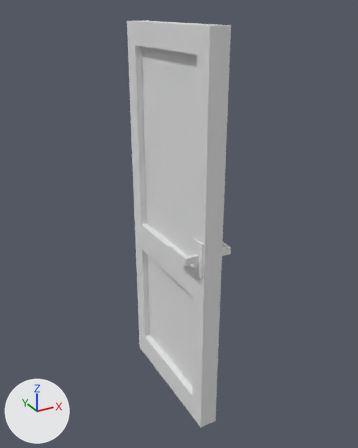
An edit to the FBX model Models/GeneralModels/IT-Map/meshes/SM_Cube.065.fbx, drawn before and after from the same camera.
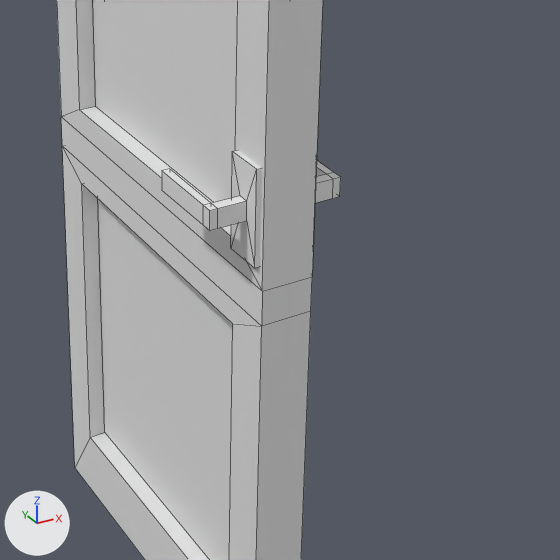
Old and new are each drawn whole from a camera (50 mm lens) standing at (67.3, -5.85, 0.26) and looking at (69.33, -2.16, -1.59) and again close up on the part from 32% to 85% of the width and 42% to 85% of the height. Arrows for +X, +Y and +Z are at lower left; the lights stay in place. The first two pictures are the older version. The close-ups show mesh edges as thin lines.
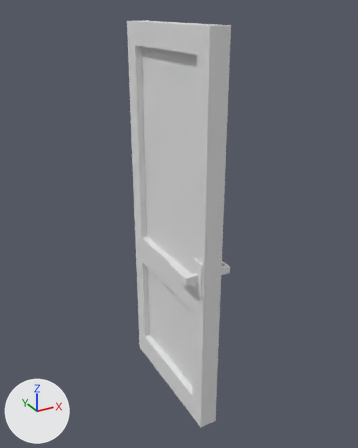
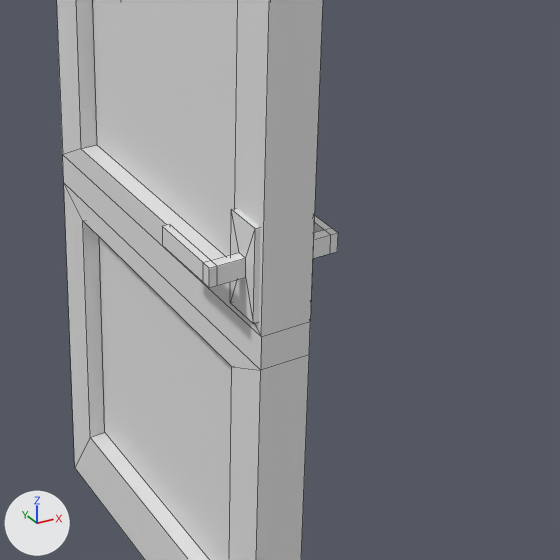
Pixel boxes [x1, y1, x2, y2] of what changed, in the close-ups (560 x 560 px; the box of a moved part takes in the faces that stretch with it):
'Cube.065', reshaped: before [57, 0, 341, 560]; after [57, 0, 338, 560]
part 1 of me_cube_333, moved or reshaped: before [162, 150, 341, 268]; after [162, 208, 338, 324]
part 2 of me_cube_333, moved or reshaped: [57, 0, 319, 560] in both

The change in detail:
me_cube_333 has 88 vertices, 84 faces and spans x 69.05..69.49, y -2.84..-1.46, z -3.4..0.14.
me_cube_333 is used by ob_cube_065; location (0.0, 0.0, 0.0).
me_cube_333 part 1: the loose piece of 40 vertices spanning x 69.05..69.49, y -2.82..-2.49, z -1.79..-1.48 is moved by (0.0, 0.0, -0.18).
me_cube_333 part 2: all 24 vertices in x 69.19..69.36, y -2.84..-1.46, z -2.06..-1.77 are moved by (0.0, 0.0, -0.15).
